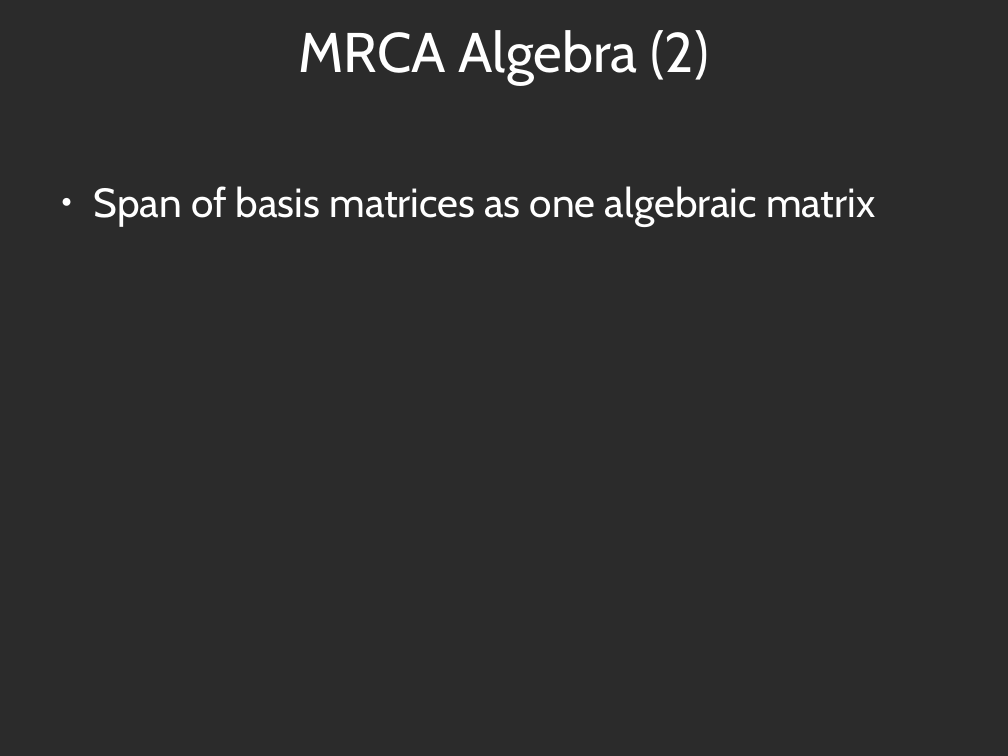
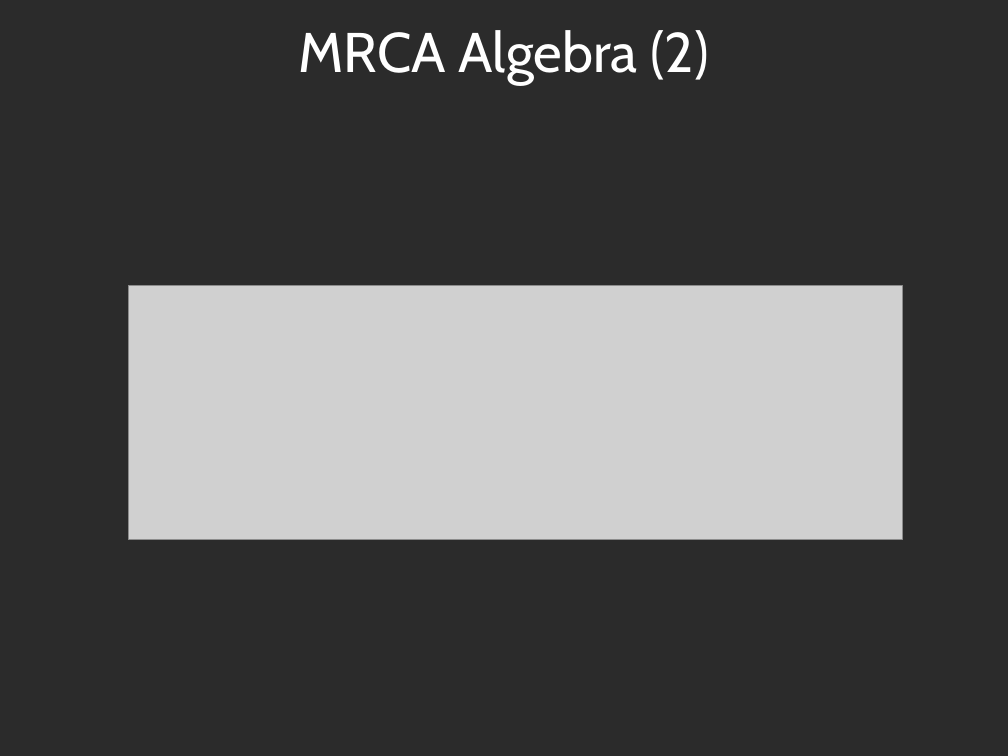
Before and after one commit to spiveeworks/treeshapes, a slide deck: slide 9 of presentation.odp. Drawn at 1008x756 pixels with LibreOffice and Linux fonts; fonts in the diff are those of the drawing; grey boxes stand for pictures; background and template pictures are left out; a plain dark background stands for a picture behind light text. Boxes give left, top, right and bottom in pixels: in the first picture for what was removed or moved away, otherwise in the second. Text is boxed around its words. In the diff, an @@ line names an element or a change of style, - is before the commit and + after.

Commit message:
put pictures into presentation
now i need to do the same for the results

```diff
--- a/presentation.odp
+++ b/presentation.odp
@@ text removed at [94,186,875,226] @@
-● Span of basis matrices as one algebraic matrix
@@ picture added at [128,286,903,540] @@
```
Also in this commit, not shown: 7 other slides changed, 3 slides added, 3 slides removed, 21 other files.
